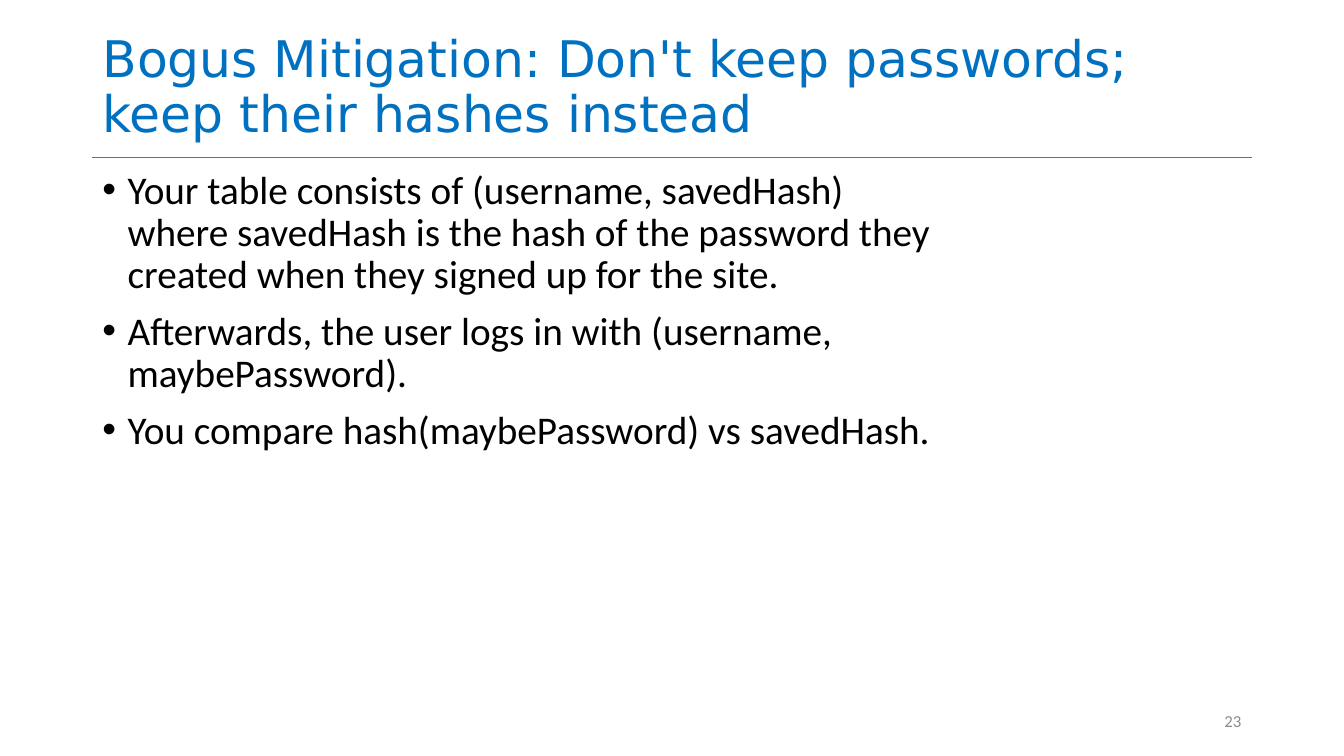
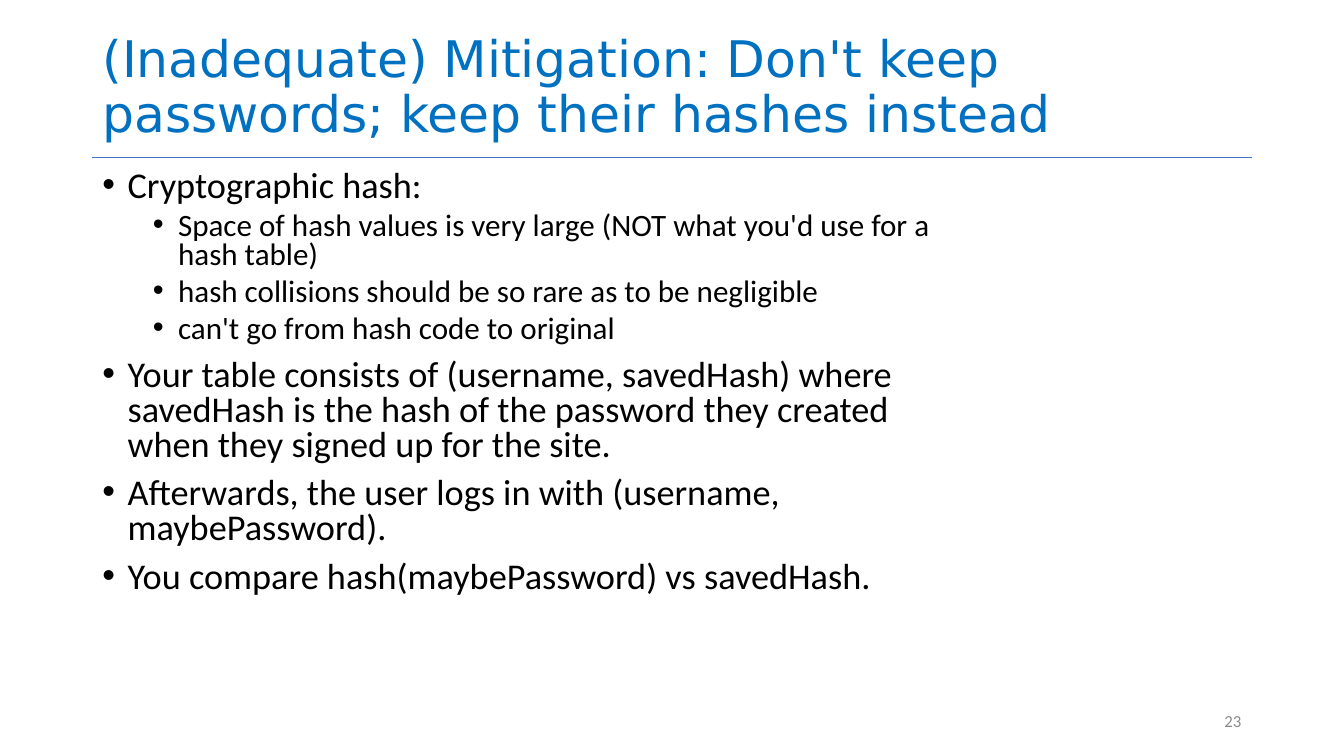
Before and after one commit to neu-se/CS4530-Spring-2026, a slide deck: slide 23 of Slides/Module 13 Security.pptx. Drawn at 1344x756 pixels with LibreOffice and Linux fonts; fonts in the diff are those of the drawing. Boxes give left, top, right and bottom in pixels: in the first picture for what was removed or moved away, otherwise in the second. Text is boxed around its words. In the diff, an @@ line names an element or a change of style, - is before the commit and + after.

```diff
--- a/Slides/Module 13 Security.pptx
+++ b/Slides/Module 13 Security.pptx
@@ title at <box>102,38,1051,143</box>: text changed @@
-Bogus Mitigation: Don't keep passwords; keep their hashes instead
+(Inadequate) Mitigation: Don't keep passwords; keep their hashes instead
@@ text at <box>128,172,929,345</box>: paragraphs added @@
+• Cryptographic hash:
+  • Space of hash values is very large (NOT what you'd use for a hash table)
+  • hash collisions should be so rare as to be negligible
+  • can't go from hash code to original
@@ text at <box>128,360,892,595</box>: size 28 to 25.9 pt in "Your table consists of (username, savedHash) where ...", "Afterwards, the user logs in with (username, ...", "You compare hash(maybePassword) vs savedHash."; line spacing 0.9 to 0.8 @@
```
Also in this commit, not shown: 9 other slides changed, 2 slides added, 1 slide removed, 1 other file.
